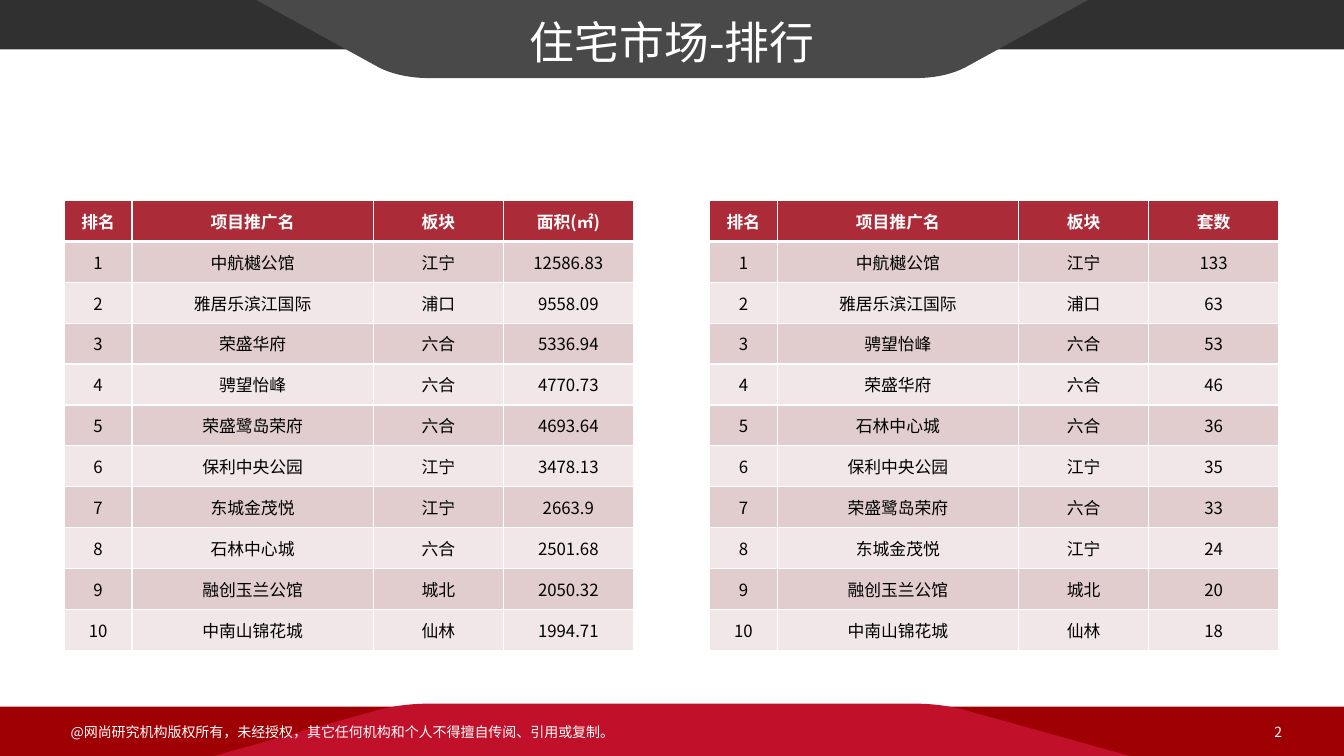
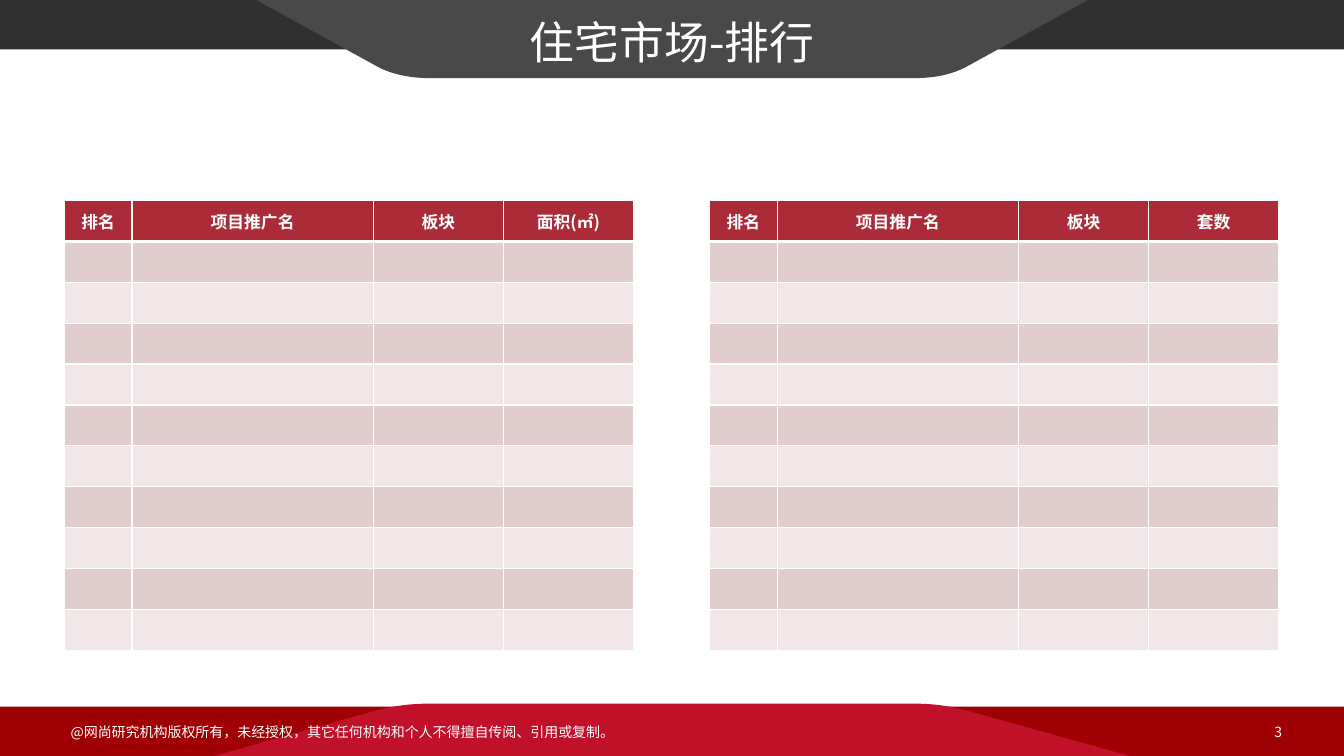
Before and after one commit to PengZiqiao/RF_week, a slide deck: slide 3 of template.pptx (slide 2 before the commit). Drawn at 1344x756 pixels with LibreOffice and Linux fonts; fonts in the diff are those of the drawing; background and template pictures are left out. Boxes give left, top, right and bottom in pixels: in the first picture for what was removed or moved away, otherwise in the second. Text is boxed around its words. In the diff, an @@ line names an element or a change of style, - is before the commit and + after.

```diff
--- a/template.pptx
+++ b/template.pptx
@@ table at (x1=65, y1=201, x2=634, y2=650) @@
-row 2: 1 | 中航樾公馆 | 江宁 | 12586.83
+row 2:  |  |  | 
-row 3: 2 | 雅居乐滨江国际 | 浦口 | 9558.09
+row 3:  |  |  | 
-row 4: 3 | 荣盛华府 | 六合 | 5336.94
+row 4:  |  |  | 
-row 5: 4 | 骋望怡峰 | 六合 | 4770.73
+row 5:  |  |  | 
-row 6: 5 | 荣盛鹭岛荣府 | 六合 | 4693.64
+row 6:  |  |  | 
-row 7: 6 | 保利中央公园 | 江宁 | 3478.13
+row 7:  |  |  | 
-row 8: 7 | 东城金茂悦 | 江宁 | 2663.9
+row 8:  |  |  | 
-row 9: 8 | 石林中心城 | 六合 | 2501.68
+row 9:  |  |  | 
-row 10: 9 | 融创玉兰公馆 | 城北 | 2050.32
+row 10:  |  |  | 
-row 11: 10 | 中南山锦花城 | 仙林 | 1994.71
+row 11:  |  |  | 
@@ table at (x1=710, y1=201, x2=1279, y2=650) @@
-row 2: 1 | 中航樾公馆 | 江宁 | 133
+row 2:  |  |  | 
-row 3: 2 | 雅居乐滨江国际 | 浦口 | 63
+row 3:  |  |  | 
-row 4: 3 | 骋望怡峰 | 六合 | 53
+row 4:  |  |  | 
-row 5: 4 | 荣盛华府 | 六合 | 46
+row 5:  |  |  | 
-row 6: 5 | 石林中心城 | 六合 | 36
+row 6:  |  |  | 
-row 7: 6 | 保利中央公园 | 江宁 | 35
+row 7:  |  |  | 
-row 8: 7 | 荣盛鹭岛荣府 | 六合 | 33
+row 8:  |  |  | 
-row 9: 8 | 东城金茂悦 | 江宁 | 24
+row 9:  |  |  | 
-row 10: 9 | 融创玉兰公馆 | 城北 | 20
+row 10:  |  |  | 
-row 11: 10 | 中南山锦花城 | 仙林 | 18
+row 11:  |  |  | 
@@ page number at (x1=1274, y1=726, x2=1282, y2=737): text changed @@
-2
+3
```
Also in this commit, not shown: 4 other slides changed, 4 slides added, 1 other file.
